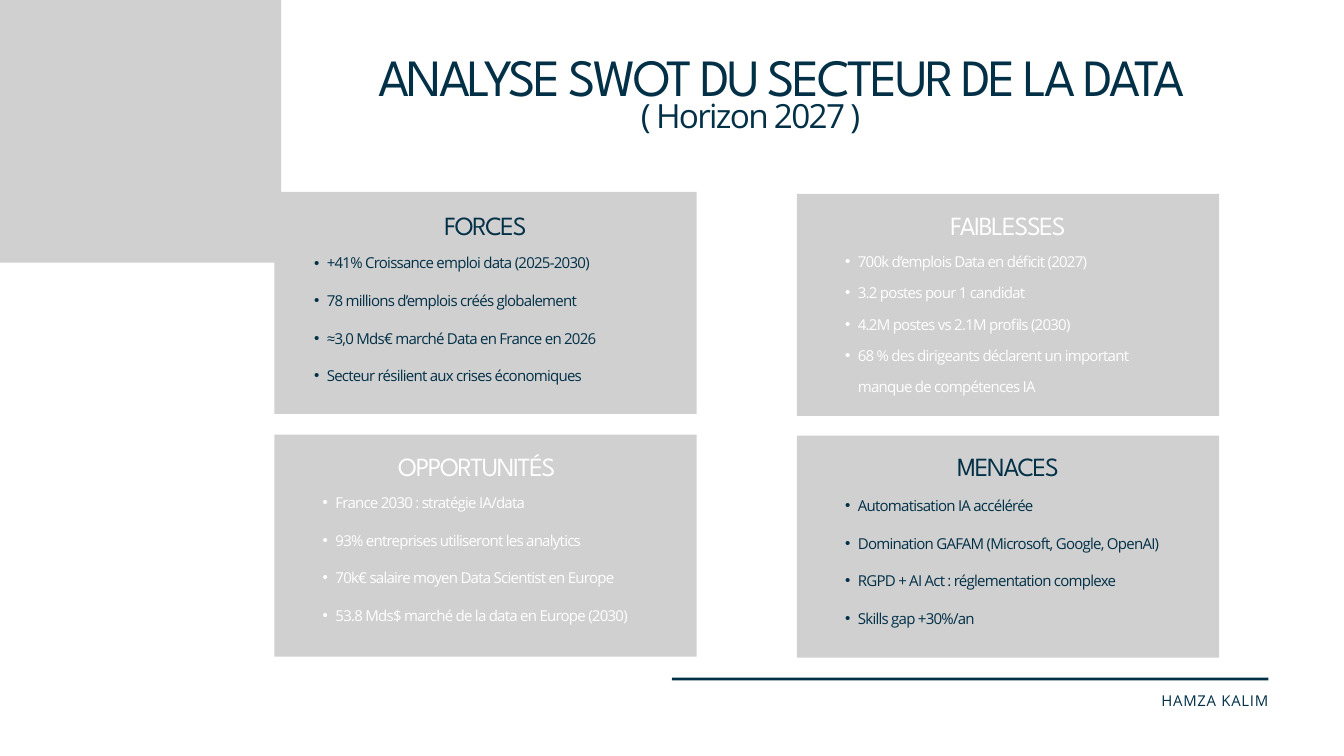
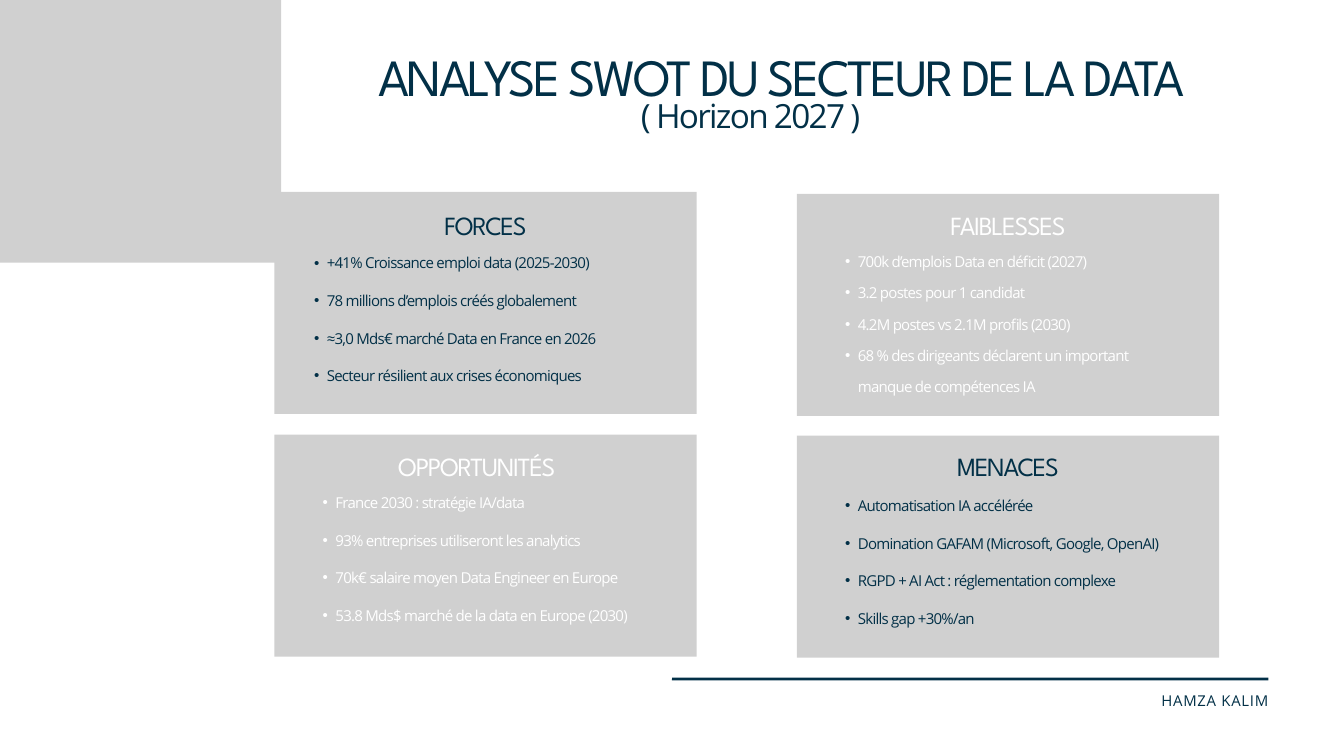
Before and after one commit to hkm8850/portfolio, a slide deck: slide 3 of public/presentation.pptx. Drawn at 1344x756 pixels with LibreOffice and Linux fonts; fonts in the diff are those of the drawing; grey boxes stand for pictures. Boxes give left, top, right and bottom in pixels: in the first picture for what was removed or moved away, otherwise in the second. Text is boxed around its words. In the diff, an @@ line names an element or a change of style, - is before the commit and + after.

```diff
--- a/public/presentation.pptx
+++ b/public/presentation.pptx
@@ text at [335,572,618,585]: text changed @@
-  • 70k€ salaire moyen Data Scientist en Europe
+  • 70k€ salaire moyen Data Engineer en Europe
```
Also in this commit, not shown: 1 other slide changed, 5 other files.
